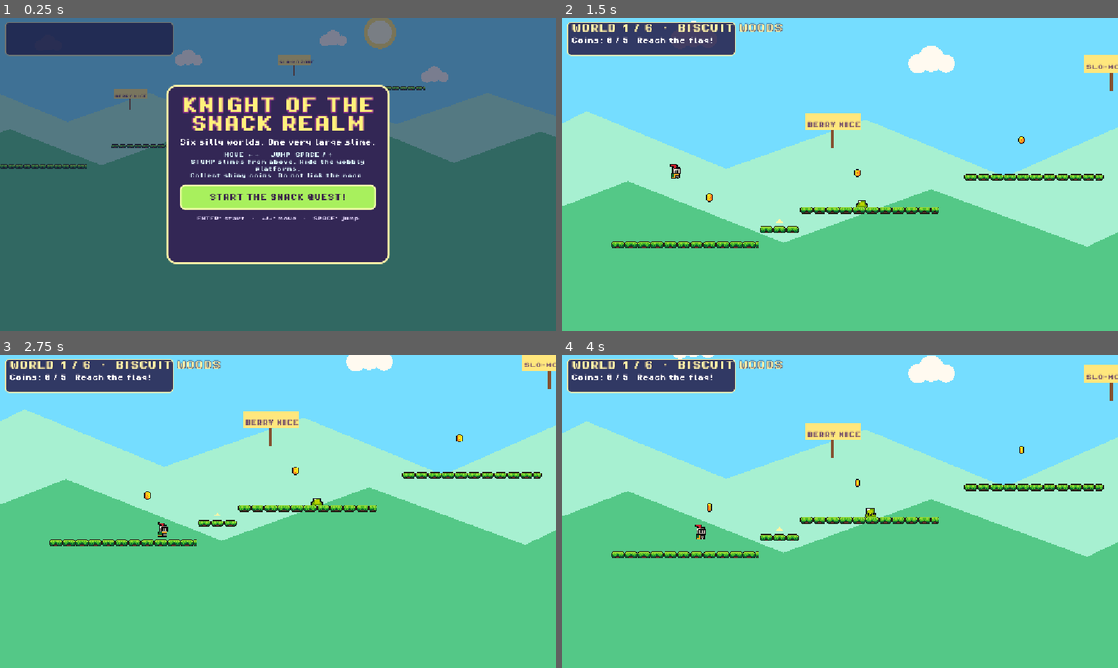
Above: before the commit, frames 1-4 (two rows, left to right).
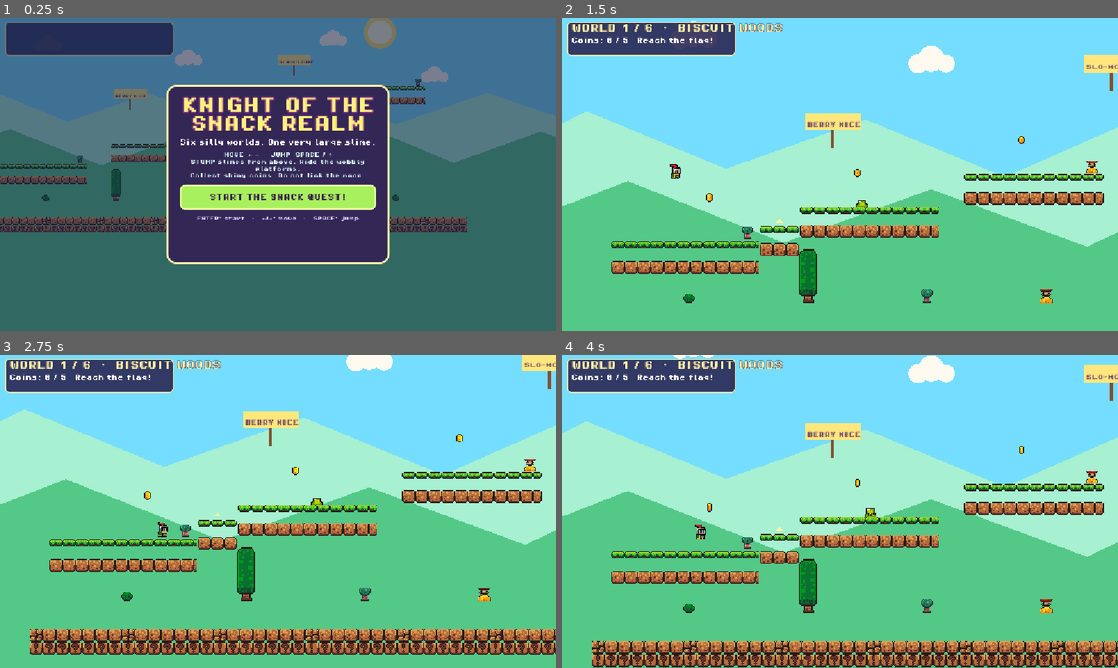
Above: after the commit, the same moments.

Repository: msveshnikov/godot-2d-game
Game: Godot game, scene res://scenes/game.tscn
Same seed, same stepped clock (60 frames per second), same inputs: the game is played once before the commit and once after it. Sound files missing from this copy of the repository are replaced by a short silence.
Inputs:
- Up to frame 1 (0.25 s): no input
- Up to frame 2 (1.5 s): click "START THE SNACK QUEST!" at 0.5 s; tap Enter (ui_accept) at 1.25 s; hold Right (ui_right) from 1.28 s (still down); tap R at 1.35 s
- Up to frame 3 (2.75 s): keep holding Right (ui_right); tap Enter (ui_accept) at 1.52, 2.27 s; tap R at 2.1 s
- Up to frame 4 (4 s): release Right (ui_right) at 2.78 s; hold Left (ui_left) 2.78-3.53 s; tap Keypad Enter at 2.85 s; tap R at 3.05, 3.6 s; hold Right (ui_right) from 3.53 s (still down); tap Enter (ui_accept) at 3.77 s

The runs differ from the first frame. In frame 1, 3.0% of the frame differs, in the area x 0-84%, y 19-69%; in frame 2, 4.1%; in frame 3, 12%; in frame 4, 12%, in the area x 5-100%, y 37-100%.

Commit message:
2

Diff:
--- a/scripts/game.gd
+++ b/scripts/game.gd
@@ -1,6 +1,7 @@
 extends Node2D
 
 const PLATFORM_TEXTURE := preload("res://assets/sprites/platforms.png")
+const WORLD_TEXTURE := preload("res://assets/sprites/world_tileset.png")
 const PIXEL_FONT := preload("res://assets/fonts/PixelOperator8-Bold.ttf")
 const COIN_SOUND := preload("res://assets/sounds/coin.wav")
 const HURT_SOUND := preload("res://assets/sounds/hurt.wav")
@@ -14,6 +15,7 @@
 		"far_hills": Color("#a7f0d1"),
 		"near_hills": Color("#54c887"),
 		"platform_row": 0,
+		"tile_column": 0,
 		"sun": Color("#ffe56b"),
 		"width": 960,
 		"jokes": [
@@ -49,6 +51,7 @@
 		"far_hills": Color("#d990c6"),
 		"near_hills": Color("#8464b2"),
 		"platform_row": 1,
+		"tile_column": 2,
 		"sun": Color("#fff078"),
 		"width": 1080,
 		"jokes": [
@@ -87,6 +90,7 @@
 		"far_hills": Color("#b9a2ff"),
 		"near_hills": Color("#f18fc7"),
 		"platform_row": 3,
+		"tile_column": 5,
 		"sun": Color("#fff7ad"),
 		"width": 1150,
 		"jokes": [
@@ -128,6 +132,7 @@
 		"far_hills": Color("#d8c2ff"),
 		"near_hills": Color("#ff9ed6"),
 		"platform_row": 3,
+		"tile_column": 7,
 		"sun": Color("#fff5a8"),
 		"width": 1180,
 		"jokes": [
@@ -166,6 +171,7 @@
 		"far_hills": Color("#5857a0"),
 		"near_hills": Color("#9562b0"),
 		"platform_row": 1,
+		"tile_column": 8,
 		"sun": Color("#fff1b5"),
 		"width": 1200,
 		"jokes": [
@@ -205,6 +211,7 @@
 		"far_hills": Color("#624277"),
 		"near_hills": Color("#a44890"),
 		"platform_row": 2,
+		"tile_column": 4,
 		"sun": Color("#ff9de1"),
 		"width": 980,
 		"jokes": [
@@ -258,6 +265,7 @@
 	_create_hud()
 	_setup_music()
 	_create_background(LEVELS[0])
+	_create_scenery(LEVELS[0])
 	for platform in LEVELS[0]["platforms"]:
 		_create_platform(platform["x"], platform["y"], platform["w"], platform["h"])
 	_create_title_screen()
@@ -456,6 +464,7 @@
 	total_coins_this_level = level_data["coins"].size()
 
 	_create_background(level_data)
+	_create_scenery(level_data)
 
 	for platform in level_data["platforms"]:
 		_create_platform(platform["x"], platform["y"], platform["w"], platform["h"])
@@ -681,6 +690,107 @@
 	star.position = center
 	star.color = color
 	parent.add_child(star)
+
+func _create_scenery(level_data: Dictionary) -> void:
+	var scenery := Node2D.new()
+	scenery.name = "TileAndFoliageScenery"
+	scenery.z_index = -3
+	world.add_child(scenery)
+
+	var world_width: int = level_data["width"]
+	var tile_column: int = level_data["tile_column"]
+	var tile_index := 0
+	for x in range(-16, world_width + 16, 16):
+		var column := tile_column
+		if tile_index % 7 == 0:
+			column = (tile_column + 1) % 9
+		_add_atlas_tile(scenery, Vector2(x, 420), column, 16)
+		_add_atlas_tile(scenery, Vector2(x, 436), column, 32)
+		tile_index += 1
+
+	var forest_props := [
+		"bush", "tree", "rock", "mushroom_orange", "palm",
+		"bush", "tree", "rock", "mushroom_purple", "cactus",
+	]
+	var dessert_props := [
+		"mushroom_orange", "rock", "cactus", "bush", "mushroom_purple",
+		"rock", "tree", "mushroom_orange", "bush", "palm",
+	]
+	var night_props := [
+		"crystal", "rock", "mushroom_purple", "cactus", "crystal",
+		"bush", "mushroom_orange", "rock", "crystal", "palm",
+	]
+	var prop_sets: Array = [forest_props, dessert_props, night_props, forest_props, night_props, dessert_props]
+	var props: Array = prop_sets[current_level_index]
+	var prop_index := 0
+	for x in range(95, world_width, 145):
+		var prop_name: String = props[prop_index % props.size()]
+		var size := 1.0
+		if prop_name == "tree" or prop_name == "palm":
+			size = 1.35
+		_create_atlas_prop(scenery, prop_name, Vector2(x, 378), size, prop_index % 2 == 1)
+		prop_index += 1
+
+	var platform_index := 0
+	for platform_data in level_data["platforms"]:
+		if platform_index % 2 == 0 and platform_data["w"] >= 100:
+			var top_y: float = platform_data["y"]
+			var prop_x: float = platform_data["x"] + platform_data["w"] - 14.0
+			var kind := "rock" if platform_index % 4 == 0 else "mushroom_orange"
+			_create_atlas_prop(scenery, kind, Vector2(prop_x, top_y), 0.9, platform_index % 3 == 0)
+		platform_index += 1
+
+func _add_atlas_tile(parent: Node2D, center: Vector2, atlas_column: int, atlas_row: int) -> void:
+	var tile := Sprite2D.new()
+	var atlas := AtlasTexture.new()
+	atlas.atlas = WORLD_TEXTURE
+	atlas.region = Rect2(Vector2(atlas_column * 16, atlas_row), Vector2(16, 16))
+	tile.texture = atlas
+	tile.position = center
+	parent.add_child(tile)
+
+func _create_atlas_prop(
+	parent: Node2D,
+	kind: String,
+	ground_position: Vector2,
+	prop_scale: float = 1.0,
+	flip_h: bool = false
+) -> void:
+	var region: Rect2
+	match kind:
+		"tree":
+			region = Rect2(0, 48, 16, 48)
+		"palm":
+			region = Rect2(32, 80, 48, 64)
+		"bush":
+			region = Rect2(16, 64, 16, 16)
+		"rock":
+			region = Rect2(96, 80, 16, 16)
+		"mushroom_orange":
+			region = Rect2(112, 88, 16, 16)
+		"mushroom_purple":
+			region = Rect2(112, 112, 16, 16)
+		"cactus":
+			region = Rect2(80, 48, 16, 40)
+		"crystal":
+			region = Rect2(80, 48, 16, 40)
+		_:
+			push_error("Unknown scenery prop: %s" % kind)
+			return
+
+	var sprite := Sprite2D.new()
+	var atlas := AtlasTexture.new()
+	atlas.atlas = WORLD_TEXTURE
+	atlas.region = region
+	sprite.texture = atlas
+	sprite.centered = false
+	sprite.flip_h = flip_h
+	sprite.scale = Vector2(prop_scale, prop_scale)
+	sprite.position = Vector2(
+		ground_position.x - region.size.x * prop_scale / 2.0,
+		ground_position.y - region.size.y * prop_scale
+	)
+	parent.add_child(sprite)
 
 func _add_circle(parent: Node2D, center: Vector2, radius: float, color: Color) -> void:
 	var circle := Polygon2D.new()
@@ -802,7 +912,7 @@
 	if body != player or not is_instance_valid(enemy):
 		return
 	if player.velocity.y > 45.0 and player.global_position.y < enemy.global_position.y + 24.0:
-		enemy.monitoring = false
+		enemy.set_deferred("monitoring", false)
 		enemy.queue_free()
 		player.velocity.y = -260.0
 		_play_sfx(POWER_UP_SOUND)
@@ -832,6 +942,7 @@
 	platform.add_child(collision_shape)
 
 	var tile_row: int = LEVELS[current_level_index]["platform_row"]
+	var tile_column: int = LEVELS[current_level_index]["tile_column"]
 	var tile_count := int(ceil(width / 16.0))
 	var remaining_width := width
 	var tile_left := -width / 2.0
@@ -845,6 +956,16 @@
 		tile.position = Vector2(tile_left + tile_width / 2.0, 0)
 		tile.scale.x = tile_width / 16.0
 		platform.add_child(tile)
+
+		var dirt_face := Sprite2D.new()
+		var dirt_atlas := AtlasTexture.new()
+		dirt_atlas.atlas = WORLD_TEXTURE
+		dirt_atlas.region = Rect2(Vector2(tile_column * 16, 16), Vector2(16, 16))
+		dirt_face.texture = dirt_atlas
+		dirt_face.position = Vector2(tile_left + tile_width / 2.0, height / 2.0 + 13.0)
+		dirt_face.scale.x = tile_width / 16.0
+		platform.add_child(dirt_face)
+
 		tile_left += tile_width
 		remaining_width -= tile_width
 	if moving:
@@ -914,7 +1035,7 @@
 		return
 	if goal_area == null:
 		return
-	goal_area.monitoring = false
+	goal_area.set_deferred("monitoring", false)
 	level_transitioning = true
 	_play_sfx(POWER_UP_SOUND)
 	if current_level_index < LEVELS.size() - 1:
